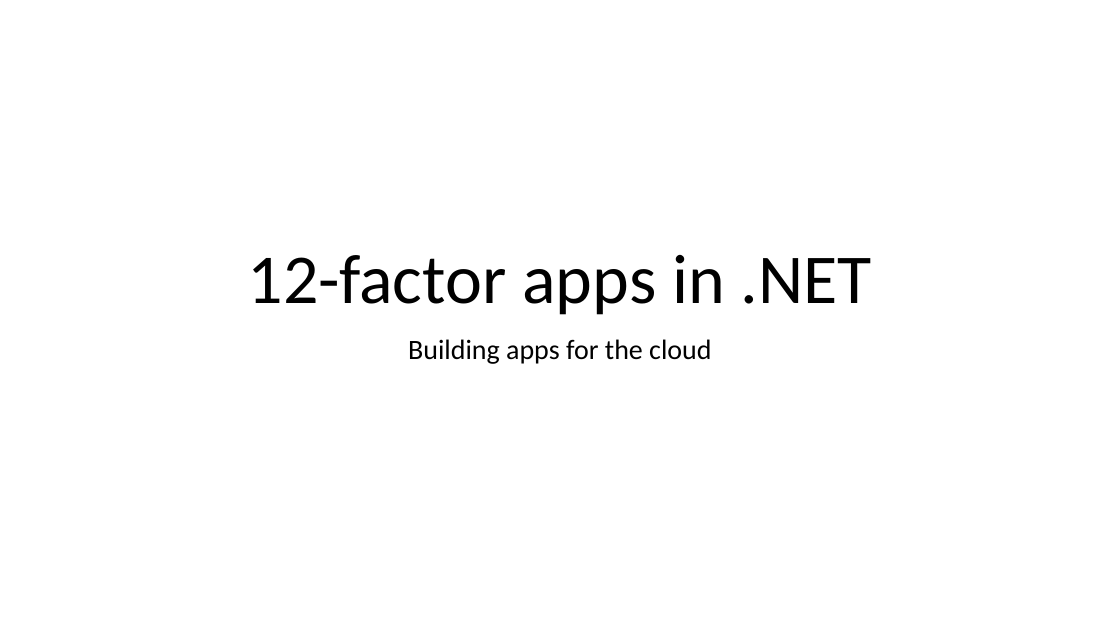
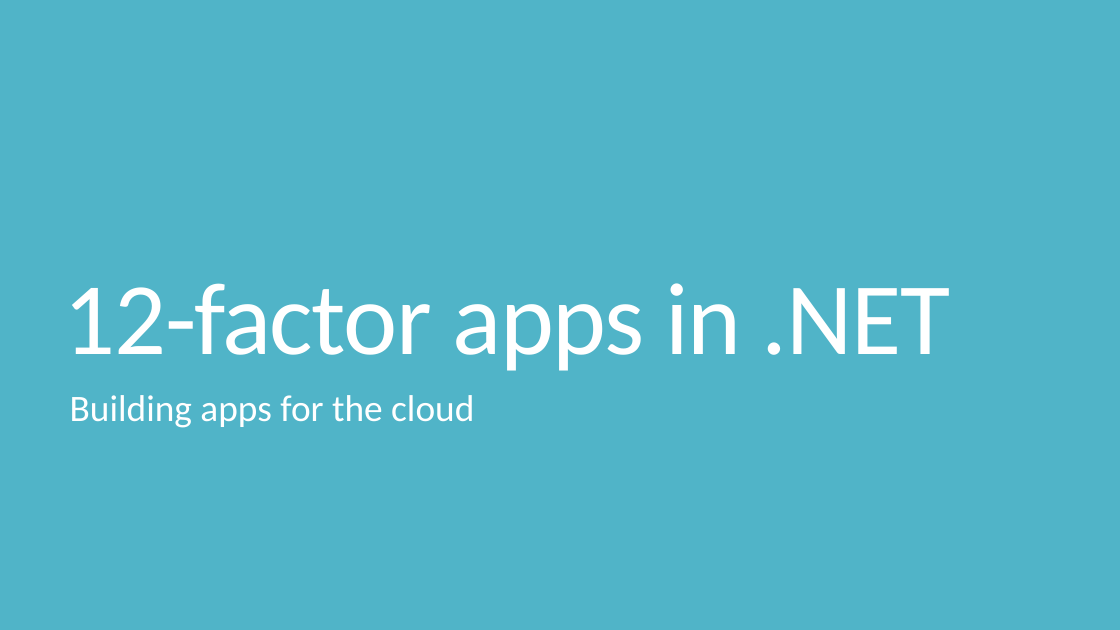
Before and after one commit to iancooper/Presentations, a slide deck: slide 1 of 12-factor apps in .NET (Short).pptx. Drawn at 1120x630 pixels with LibreOffice and Linux fonts; fonts in the diff are those of the drawing. Boxes give left, top, right and bottom in pixels: in the first picture for what was removed or moved away, otherwise in the second. Text is boxed around its words. In the diff, an @@ line names an element or a change of style, - is before the commit and + after.

```diff
--- a/12-factor apps in .NET (Short).pptx
+++ b/12-factor apps in .NET (Short).pptx
@@ background #FFFFFF to #50B4C8 @@
@@ title "12-factor apps in .NET": place and size @@
-title "12-factor apps in .NET" at [248,255,872,315]
+title "12-factor apps in .NET" at [64,283,950,371]
@@ title "12-factor apps in .NET" at [64,283,950,371]: size 60 to 88 pt, text colour #000000 to #FFFFFF, letter spacing 0 to -1.2 pt; alignment centre to left; line spacing 0.9 to 0.8 @@
@@ subtitle "Building apps for the cloud": place and size @@
-subtitle "Building apps for the cloud" at [408,339,711,364]
+subtitle "Building apps for the cloud" at [70,395,474,428]
@@ subtitle "Building apps for the cloud" at [70,395,474,428]: size 24 to 32 pt, text colour #000000 to #FFFFFF; alignment centre to left; line spacing 0.9 to 0.85; more space between paragraphs @@
```
Also in this commit, not shown: 22 other slides changed, 19 slides added, 15 slides removed.
